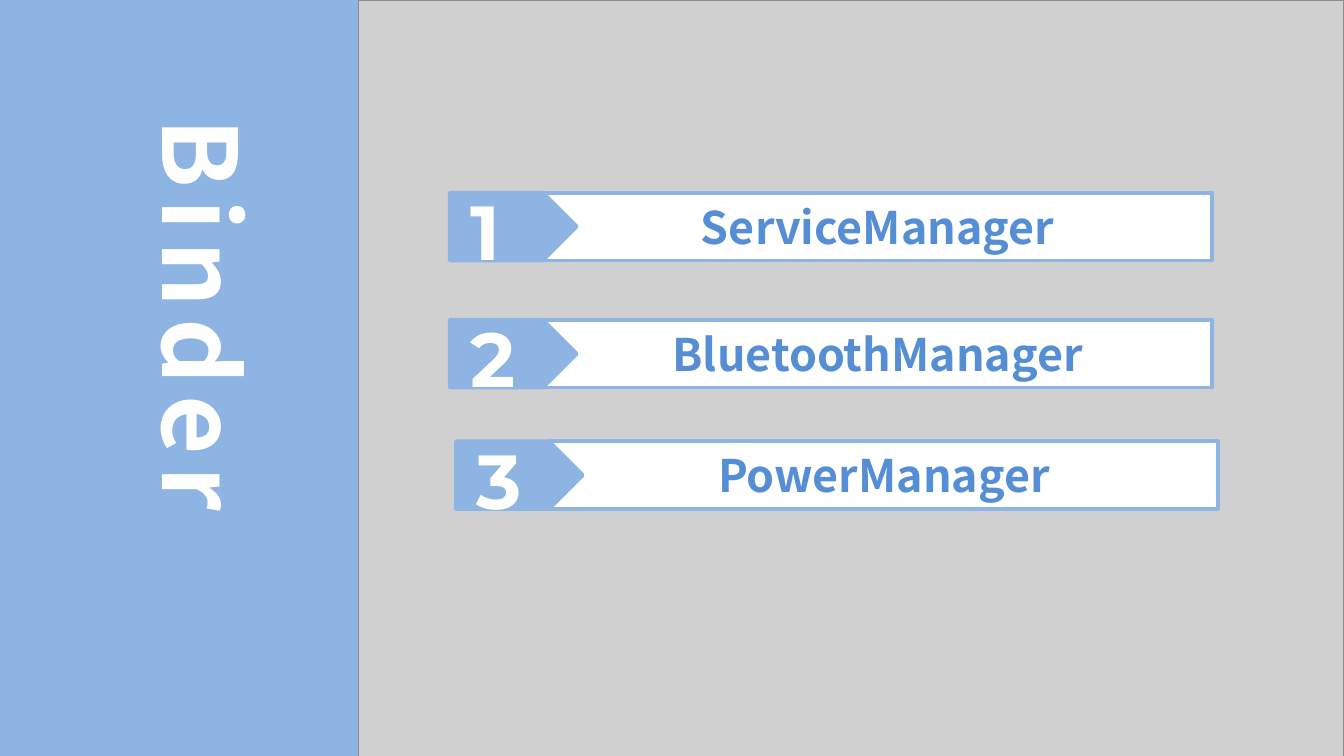
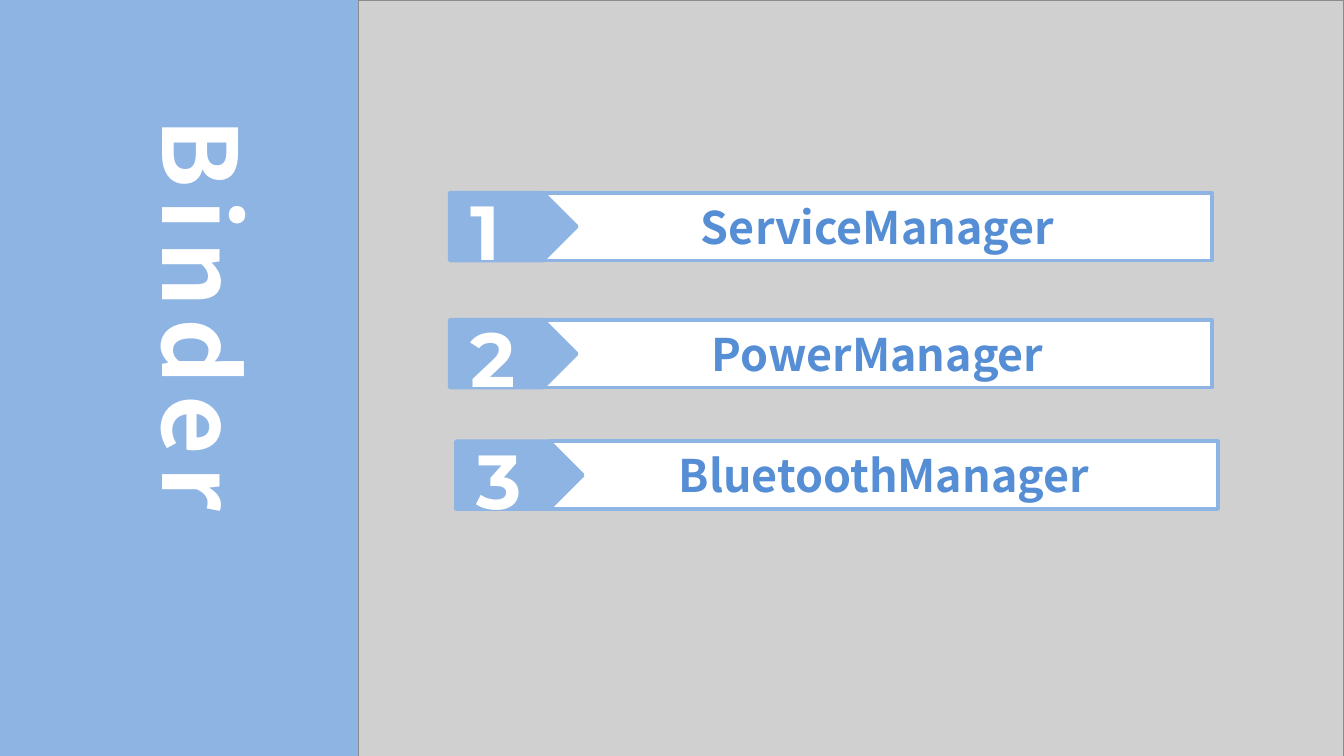
Before and after one commit to dingjikerbo/Android-Interview, a slide deck: slide 5 of 技术分享.pptx (slide 3 before the commit). Drawn at 1344x756 pixels with LibreOffice and Linux fonts; fonts in the diff are those of the drawing; grey boxes stand for pictures; background and template pictures are left out; a plain dark background stands for a picture behind light text. Boxes give left, top, right and bottom in pixels: in the first picture for what was removed or moved away, otherwise in the second. Text is boxed around its words. In the diff, an @@ line names an element or a change of style, - is before the commit and + after.

```diff
--- a/技术分享.pptx
+++ b/技术分享.pptx
@@ text in rectangle at (x1=712, y1=338, x2=1044, y2=382): text changed @@
-BluetoothManager
+PowerManager
@@ text in rectangle at (x1=679, y1=456, x2=1089, y2=503): text changed @@
-PowerManager
+BluetoothManager
```
Also in this commit, not shown: 4 other slides changed, 1 slide added, 18 other files.
